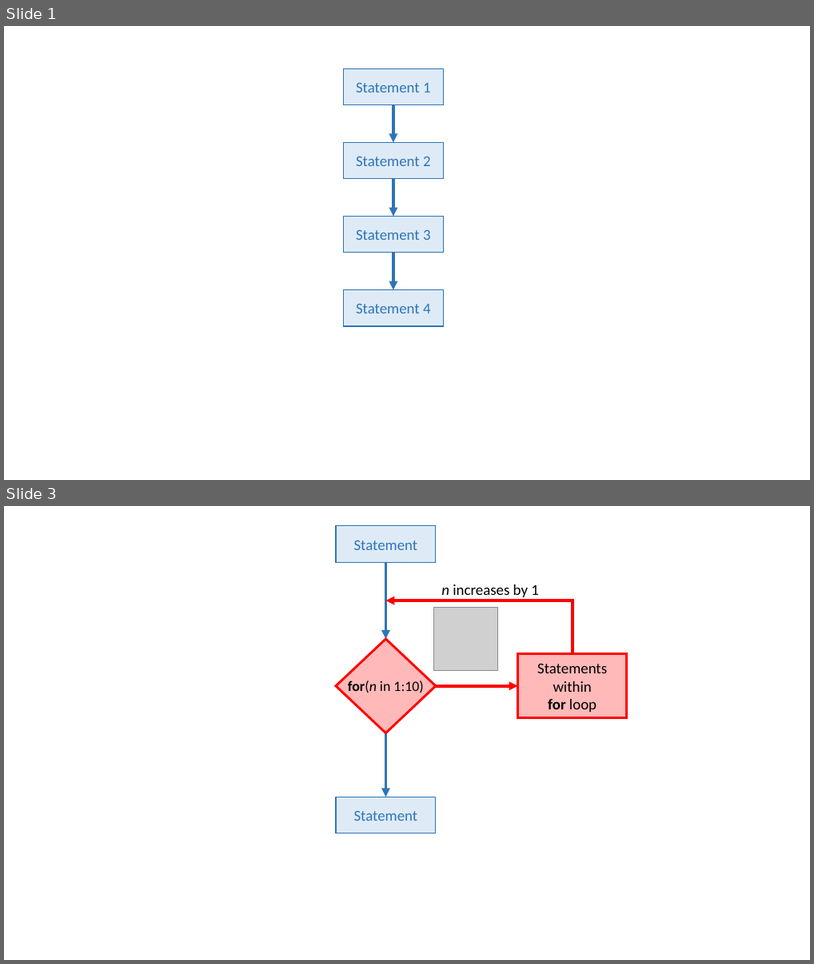
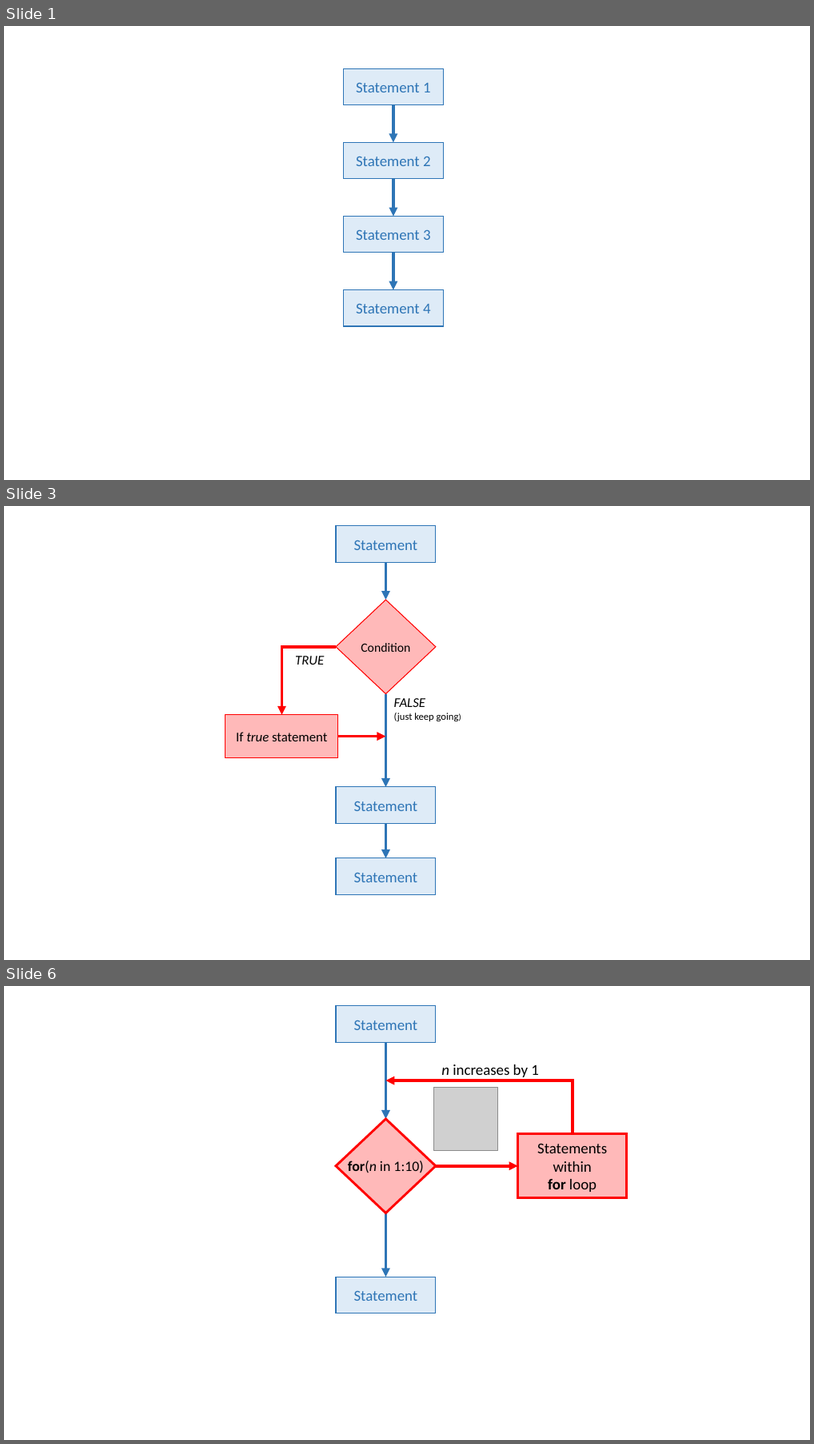
Before and after one commit to Diego-Ibarra/biol3782, a slide deck: week7/diagrams.pptx. Shown one above the other, each under a label of ours: slides 1 and 3 before the commit, slides 1, 3 and 6 after it; the slides between them are not shown. The pictures are 814x964 and 814x1444 pixels, drawn with LibreOffice and Linux fonts; fonts in the diff are those of the drawing; grey boxes stand for pictures. Boxes give left, top, right and bottom in pixels: in the first picture for what was removed or moved away, otherwise in the second. Text is boxed around its words. In the diff, an @@ line names an element or a change of style, - is before the commit and + after.

```diff
--- a/week7/diagrams.pptx
+++ b/week7/diagrams.pptx
@@ slide 3 added at box(4, 506, 810, 960), background #FFFFFF @@
@@ rectangle added at box(336, 526, 436, 562), fill #DEEBF7, outline #2E75B6 1 pt, 18 pt, text #2E75B6 @@
+Statement
@@ arrow added from (386, 562) to (386, 600), #2E75B6 3.5 pt @@
@@ diamond added at box(336, 600, 436, 693), fill #FFB9B9, outline #FF0000 1 pt, 15 pt, text #000000 @@
+Condition
@@ elbow arrow added from (336, 647) to (282, 715), #FF0000 3.5 pt @@
@@ text added at box(295, 656, 324, 664), 16 pt, text #000000, italic @@
+TRUE
@@ arrow added from (386, 693) to (386, 787), #2E75B6 3.5 pt @@
@@ rectangle added at box(226, 715, 338, 758), fill #FFB9B9, outline #FF0000 1 pt, 16 pt, text #000000 @@
+If true statement
@@ text added at box(394, 698, 459, 721), 12 pt, text #000000 @@
+FALSE
+(just keep going)
@@ arrow added from (338, 736) to (386, 736), #FF0000 3.5 pt @@
@@ rectangle added at box(336, 787, 436, 823), fill #DEEBF7, outline #2E75B6 1 pt, 18 pt, text #2E75B6 @@
+Statement
@@ arrow added from (386, 823) to (386, 858), #2E75B6 3.5 pt @@
@@ rectangle added at box(336, 858, 436, 894), fill #DEEBF7, outline #2E75B6 1 pt, 18 pt, text #2E75B6 @@
+Statement
@@ what was slide 3 is now slide 6 @@
```
Also in this commit, not shown: 1 slide changed, 2 other slides added, 9 other files.
